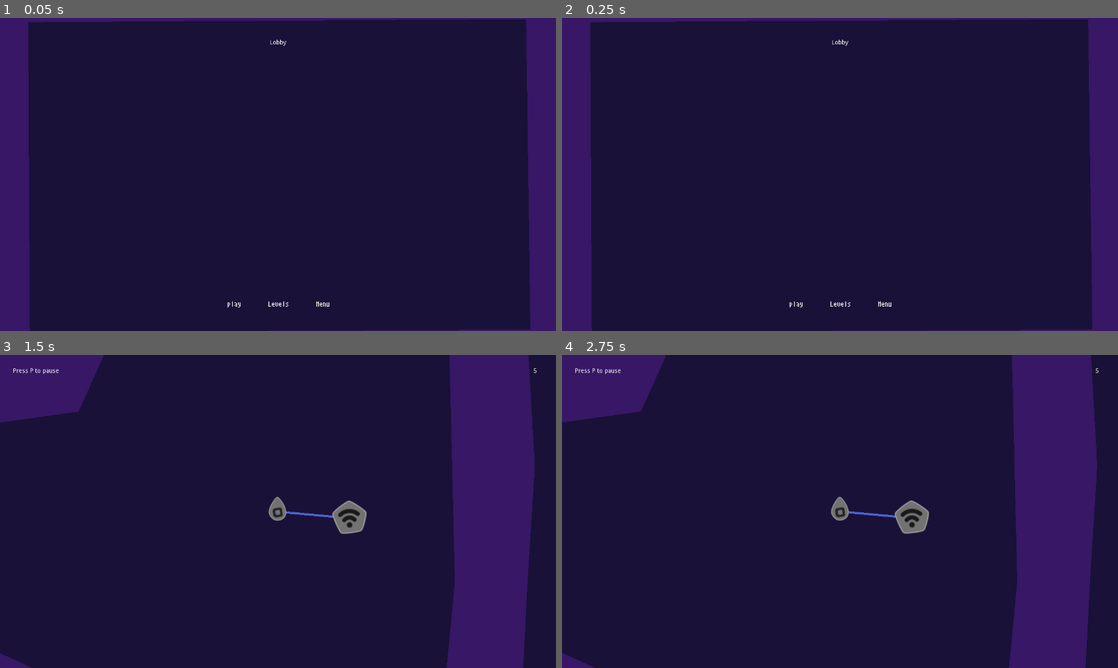
Above: before the commit, frames 1-4 (two rows, left to right).
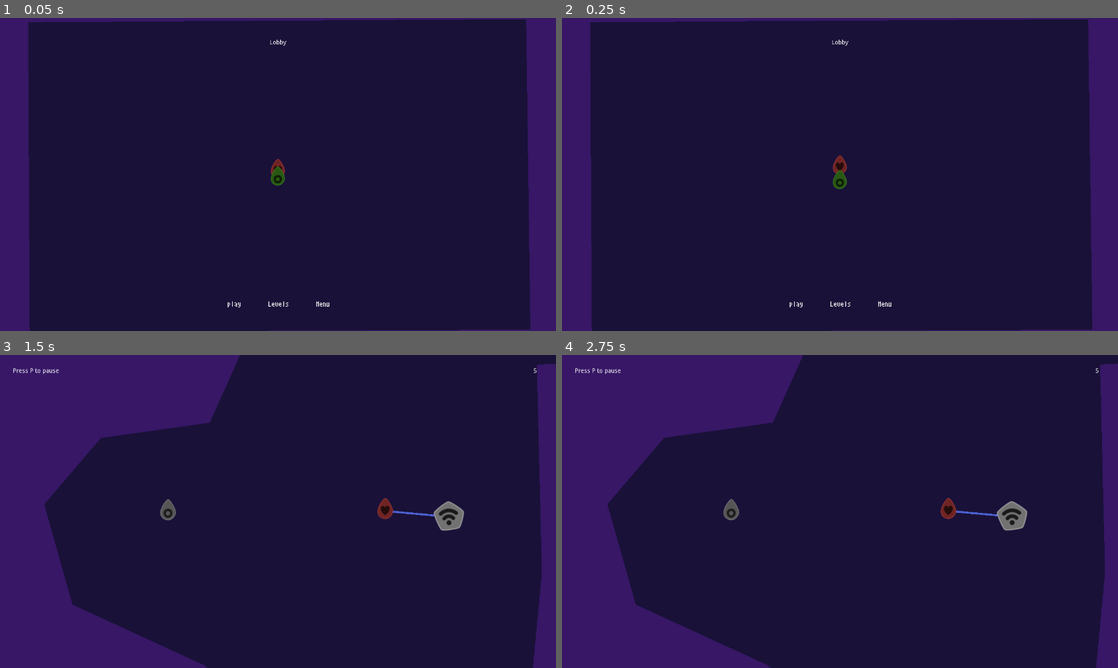
Above: after the commit, the same moments.

Repository: jacobabarbary/BooleanCircuit
Game: Godot game, scene res://lobby/lobby.tscn
Two runs of this game, one before a commit and one after it. Both use one fixed random seed, a clock stepped at 60 frames per second and the inputs below. This scene is started directly instead of the project's main scene.
Inputs:
- Up to frame 1 (0.05 s): no input
- Up to frame 2 (0.25 s): no input
- Up to frame 3 (1.5 s): click "play" at 0.5 s; tap P at 1.25 s
- Up to frame 4 (2.75 s): tap P at 2 s

The runs differ from the first frame. In frame 1, 0.2% of the frame differs, in the area x 48-52%, y 44-54%; in frame 2, 0.2%; in frame 3, 36%, in the area x 0-100%, y 0-100%; in frame 4, 36%.

Commit message:
fixing default players

Diff:
--- a/lobby/Profiles.gd
+++ b/lobby/Profiles.gd
@@ -2,22 +2,21 @@
 
 const PLAYER_PATH = 'res://lobby/player.tscn'
 const NAME_FORMAT = "player%d"
-const ACTION_FORMAT = "player%dbtn"
-
 
 var players = []
-var player_num = 0
+var player_num = 2
 
 
 onready var player = load(PLAYER_PATH)
 
 func remove_player(player_to_remove):
-	InputMap.erase_action(player_to_remove.action)
-	player_to_remove.queue_free()
+	if get_child_count() > 1:
+		InputMap.erase_action(player_to_remove.action)
+		player_to_remove.queue_free()
 
 func add_player(event):
 	player_num += 1
-	var action_name = ACTION_FORMAT % player_num
+	var action_name = NAME_FORMAT % player_num
 	InputMap.add_action(action_name)
 	InputMap.action_add_event(action_name , event)
 	return new(event.get_device(), action_name, Global.random_color())
@@ -37,7 +36,7 @@
 
 
 func get_default():
-	return $Default
+	return get_children()[0]
 
 func get_players():
 	return get_children()
--- a/lobby/Profiles.tscn
+++ b/lobby/Profiles.tscn
@@ -7,6 +7,14 @@
 pause_mode = 1
 script = ExtResource( 1 )
 
-[node name="Default" parent="." instance=ExtResource( 2 )]
-color = Color( 1, 1, 1, 1 )
-action = "player1action"
+[node name="player1" parent="." instance=ExtResource( 2 )]
+color = Color( 0.972549, 0.321569, 0.321569, 1 )
+action = "player1"
+player_id = 1
+skin = 6
+
+[node name="player2" parent="." instance=ExtResource( 2 )]
+color = Color( 0.34902, 0.772549, 0.176471, 1 )
+action = "player2"
+player_id = 2
+skin = 1
--- a/lobby/lobby.gd
+++ b/lobby/lobby.gd
@@ -6,7 +6,7 @@
 var events = {}
 
 onready var icon_box = $CanvasLayer/Control/VBoxContainer/CenterContainer/IconBox
-onready var player_box = $Room/PlayerBox
+onready var player_box = $Room/Players
 
 func _process(delta):
 	_event_timers(delta)
--- a/lobby/lobby.tscn
+++ b/lobby/lobby.tscn
@@ -1,10 +1,12 @@
-[gd_scene load_steps=6 format=2]
+[gd_scene load_steps=8 format=2]
 
 [ext_resource path="res://lobby/lobby.gd" type="Script" id=1]
 [ext_resource path="res://objects/wall/Wall.tscn" type="PackedScene" id=2]
 [ext_resource path="res://gui/buttons/menu.tscn" type="PackedScene" id=3]
 [ext_resource path="res://gui/buttons/play.tscn" type="PackedScene" id=4]
 [ext_resource path="res://gui/buttons/levels.tscn" type="PackedScene" id=5]
+[ext_resource path="res://level/SpawnPoints.gd" type="Script" id=6]
+[ext_resource path="res://objects/spawn/Spawn.tscn" type="PackedScene" id=7]
 
 [node name="Lobby" type="Node" groups=[
 "PlayerProfiles",
@@ -43,7 +45,12 @@
 [node name="CollisionPolygon2D" parent="Room/Walls4" index="0"]
 polygon = PoolVector2Array( 1382.12, 712.491, 1382.74, 838.273, -25.5816, 867.883, -27.3553, 718.967 )
 
-[node name="PlayerBox" type="Node2D" parent="Room"]
+[node name="Players" type="Node2D" parent="Room"]
+
+[node name="SpawnPoints" type="Node2D" parent="Room"]
+script = ExtResource( 6 )
+
+[node name="Spawn" type="Position2D" parent="Room/SpawnPoints" instance=ExtResource( 7 )]
 
 [node name="CanvasLayer" type="CanvasLayer" parent="."]
 
--- a/project.godot
+++ b/project.godot
@@ -41,7 +41,6 @@
 ui_select={
 "deadzone": 0.5,
 "events": [ Object(InputEventKey,"resource_local_to_scene":false,"resource_name":"","device":0,"alt":false,"shift":false,"control":false,"meta":false,"command":false,"pressed":false,"scancode":16777221,"unicode":0,"echo":false,"script":null)
-, Object(InputEventJoypadButton,"resource_local_to_scene":false,"resource_name":"","device":-1,"button_index":3,"pressure":0.0,"pressed":false,"script":null)
 , Object(InputEventJoypadButton,"resource_local_to_scene":false,"resource_name":"","device":-1,"button_index":11,"pressure":0.0,"pressed":false,"script":null)
 , Object(InputEventJoypadButton,"resource_local_to_scene":false,"resource_name":"","device":-1,"button_index":10,"pressure":0.0,"pressed":false,"script":null)
 , Object(InputEventJoypadButton,"resource_local_to_scene":false,"resource_name":"","device":-1,"button_index":9,"pressure":0.0,"pressed":false,"script":null)
@@ -88,6 +87,18 @@
 "events": [ Object(InputEventJoypadButton,"resource_local_to_scene":false,"resource_name":"","device":-1,"button_index":5,"pressure":0.0,"pressed":false,"script":null)
  ]
 }
+player1={
+"deadzone": 0.5,
+"events": [ Object(InputEventKey,"resource_local_to_scene":false,"resource_name":"","device":0,"alt":false,"shift":false,"control":false,"meta":false,"command":false,"pressed":false,"scancode":16777233,"unicode":0,"echo":false,"script":null)
+, Object(InputEventJoypadButton,"resource_local_to_scene":false,"resource_name":"","device":0,"button_index":0,"pressure":0.0,"pressed":false,"script":null)
+ ]
+}
+player2={
+"deadzone": 0.5,
+"events": [ Object(InputEventKey,"resource_local_to_scene":false,"resource_name":"","device":0,"alt":false,"shift":false,"control":false,"meta":false,"command":false,"pressed":false,"scancode":16777231,"unicode":0,"echo":false,"script":null)
+, Object(InputEventJoypadButton,"resource_local_to_scene":false,"resource_name":"","device":0,"button_index":13,"pressure":0.0,"pressed":false,"script":null)
+ ]
+}
 
 [layer_names]
 
